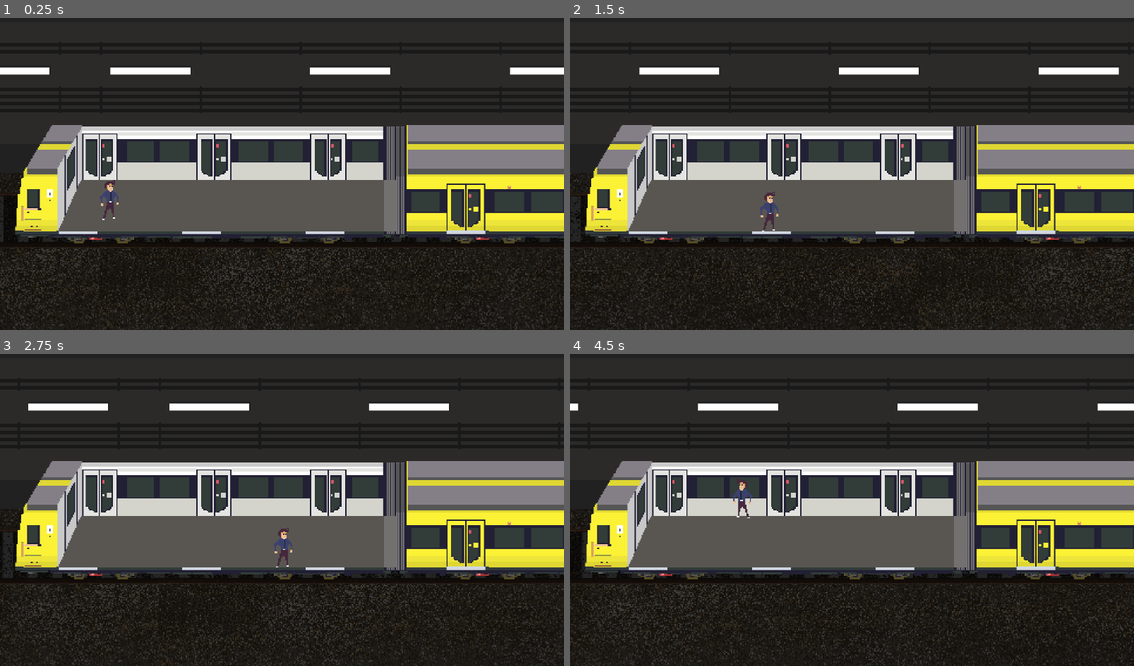
Above: before the commit, frames 1-4 (two rows, left to right).
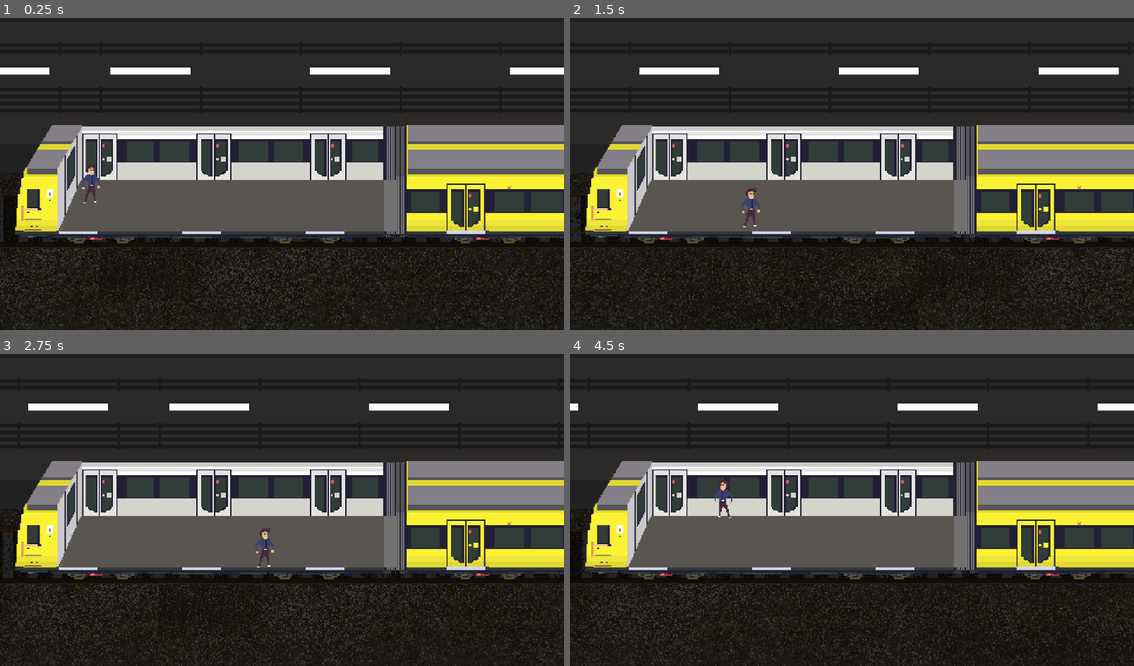
Above: after the commit, the same moments.

Repository: Squad-Mandalore/U8
Game: Godot game, scene res://StartScene.tscn
Same seed, same stepped clock (60 frames per second), same inputs: the game is played once before the commit and once after it.
Inputs:
- Up to frame 1 (0.25 s): no input
- Up to frame 2 (1.5 s): hold Right (ui_right) 0.53-1.28 s; hold Down (ui_down) from 1.28 s (still down)
- Up to frame 3 (2.75 s): release Down (ui_down) at 2.03 s; hold Right (ui_right) from 2.03 s (still down)
- Up to frame 4 (4.5 s): release Right (ui_right) at 2.78 s; hold Up (ui_up) 2.78-3.53 s; hold Left (ui_left) from 3.53 s (still down)

The runs differ from the first frame. In frame 1, 0.3% of the frame differs, in the area x 14-22%, y 47-65%; in frame 2, 0.4%, in the area x 30-37%, y 54-69%; in frame 3, 0.4%; in frame 4, 0.4%.

Commit message:
feat: npc

Diff:
--- a/StartScene.tscn
+++ b/StartScene.tscn
@@ -1,10 +1,11 @@
-[gd_scene load_steps=12 format=3 uid="uid://2p6mgnqih68g"]
+[gd_scene load_steps=13 format=3 uid="uid://2p6mgnqih68g"]
 
 [ext_resource type="Script" path="res://background.gd" id="1_akvd2"]
 [ext_resource type="Texture2D" uid="uid://qkqvul6j2ky5" path="res://models/tracks/background.png" id="1_fxphb"]
 [ext_resource type="Texture2D" uid="uid://cncgraansifi4" path="res://models/train/inside.png" id="3_y5phg"]
 [ext_resource type="PackedScene" uid="uid://csgdo87mltoha" path="res://characters/player/berliner.tscn" id="4_mdtst"]
 [ext_resource type="Script" path="res://forground.gd" id="5_gv5oj"]
+[ext_resource type="PackedScene" uid="uid://bkaths3irgi7c" path="res://characters/npcs/chris/chris.tscn" id="5_inwmy"]
 [ext_resource type="Texture2D" uid="uid://cap1pqfhi5gb0" path="res://models/train/outside_back.png" id="7_h6xp5"]
 
 [sub_resource type="SegmentShape2D" id="SegmentShape2D_btftc"]
@@ -23,6 +24,7 @@
 size = Vector2(329, 49)
 
 [node name="Node2D" type="Node2D"]
+y_sort_enabled = true
 
 [node name="ParallaxBackground" type="ParallaxBackground" parent="."]
 
@@ -57,7 +59,8 @@
 shape = SubResource("SegmentShape2D_o7tt6")
 
 [node name="Player" parent="." instance=ExtResource("4_mdtst")]
-position = Vector2(92, 159)
+z_index = 1
+position = Vector2(76, 145)
 
 [node name="Camera2D" type="Camera2D" parent="Player"]
 zoom = Vector2(4, 4)
@@ -68,7 +71,12 @@
 drag_horizontal_enabled = true
 drag_vertical_enabled = true
 
+[node name="CharacterBody2D" parent="." instance=ExtResource("5_inwmy")]
+z_index = 1
+position = Vector2(646, 150)
+
 [node name="ForgroundBack" type="Area2D" parent="."]
+z_index = 2
 script = ExtResource("5_gv5oj")
 
 [node name="Sprite2D" type="Sprite2D" parent="ForgroundBack"]
--- /dev/null
+++ b/characters/npcs/chris/chris.gd
@@ -0,0 +1,47 @@
+extends CharacterBody2D
+
+
+enum State {IDLE, WALK}
+const SPEED: float = 68.0
+var _direction: Vector2 = Vector2.ZERO
+var _current_state: State = State.IDLE
+@onready var _sprite = $Sprite2D
+@onready var _timer = $Timer
+
+
+func _ready() -> void:
+    _new_state()
+
+
+func _physics_process(_delta: float) -> void:
+    if _direction.x < 0:
+        _sprite.flip_h = true
+    elif _direction.x > 0:
+        _sprite.flip_h = false
+
+    if _direction:
+        velocity = _direction * SPEED
+    else:
+        velocity.x = move_toward(velocity.x, 0, SPEED)
+        velocity.y = move_toward(velocity.y, 0, SPEED)
+
+    move_and_slide()
+
+
+func _new_direction() -> void:
+    _direction = Vector2(randi_range(-1, 1), randi_range(-1, 1))
+
+
+func _new_state() -> void:
+    if _current_state == State.IDLE:
+        _current_state = State.WALK
+        _new_direction()
+        _timer.start(1.0)
+    else:
+        _current_state = State.IDLE
+        _direction = Vector2.ZERO
+        _timer.start(5.0)
+
+
+func _on_timer_timeout() -> void:
+    _new_state()
--- /dev/null
+++ b/characters/npcs/chris/chris.tscn
@@ -0,0 +1,21 @@
+[gd_scene load_steps=4 format=3 uid="uid://bkaths3irgi7c"]
+
+[ext_resource type="Script" path="res://characters/npcs/chris/chris.gd" id="1_muxck"]
+[ext_resource type="Texture2D" uid="uid://djr0g000tl7vr" path="res://characters/player/berliner.png" id="1_tjabf"]
+
+[sub_resource type="RectangleShape2D" id="RectangleShape2D_bg0ao"]
+size = Vector2(20, 4)
+
+[node name="CharacterBody2D" type="CharacterBody2D"]
+script = ExtResource("1_muxck")
+
+[node name="Sprite2D" type="Sprite2D" parent="."]
+texture = ExtResource("1_tjabf")
+
+[node name="CollisionShape2D" type="CollisionShape2D" parent="."]
+position = Vector2(0, 16)
+shape = SubResource("RectangleShape2D_bg0ao")
+
+[node name="Timer" type="Timer" parent="."]
+
+[connection signal="timeout" from="Timer" to="." method="_on_timer_timeout"]
